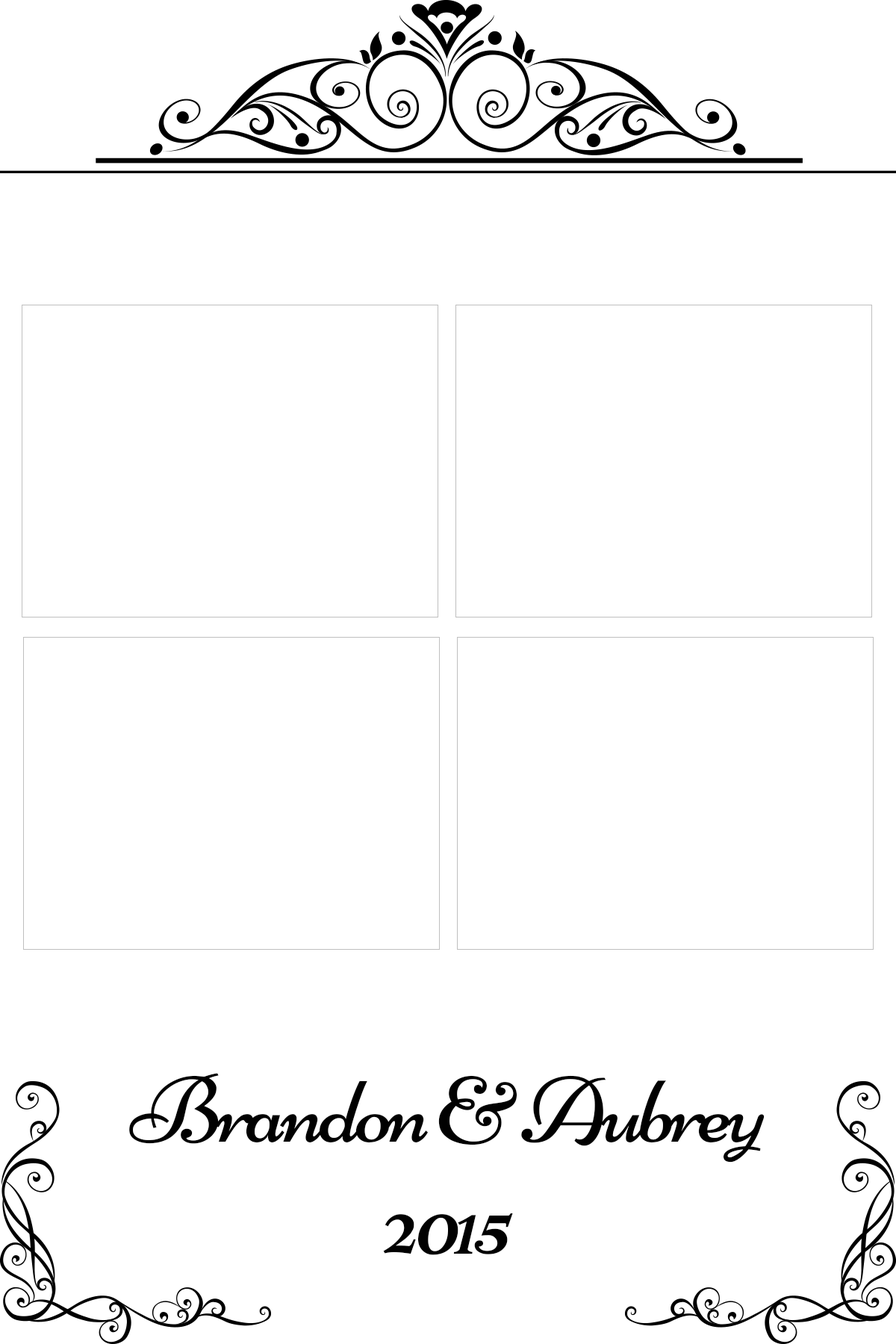
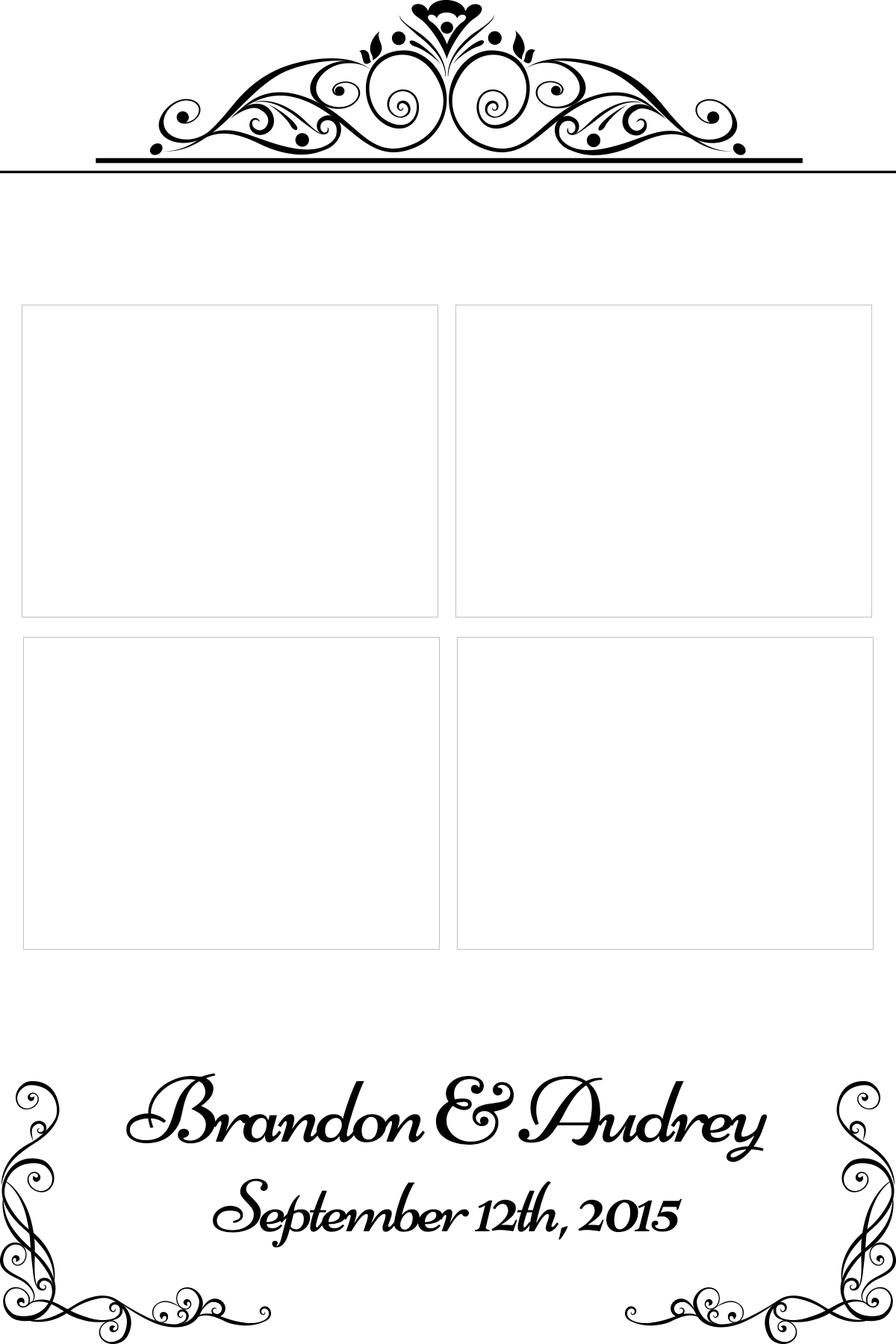
The second 896 x 1344 image is a revision of the first. Changes to its layers:
renamed "Brandon & Aubrey 2015" to "Brandon & Audrey September 12th, 2015", painted on it over [126, 1072, 768, 1255]
